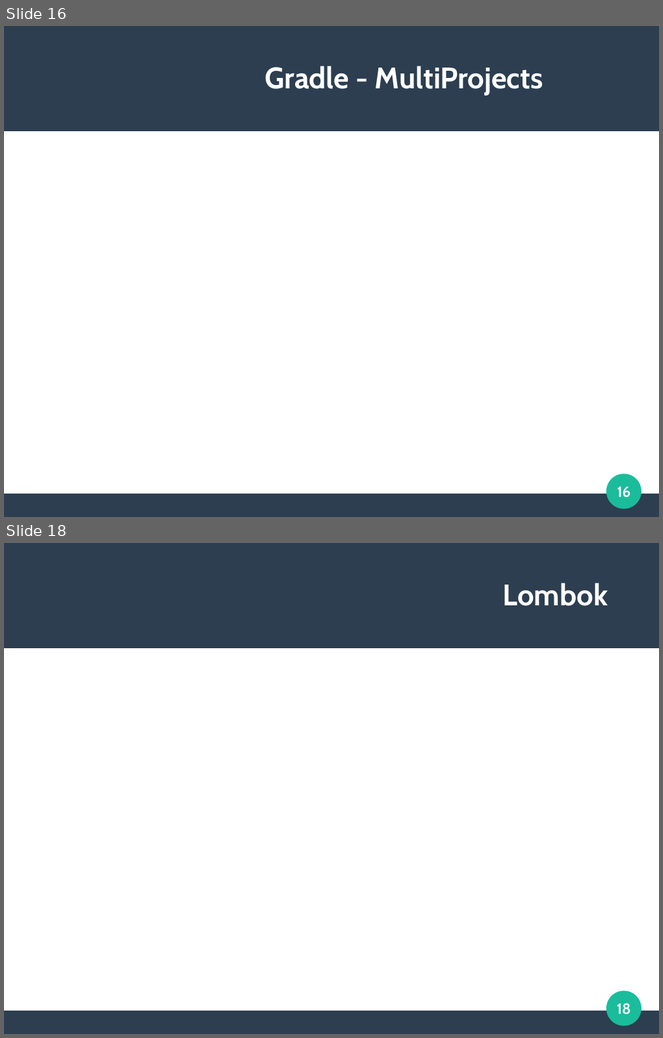
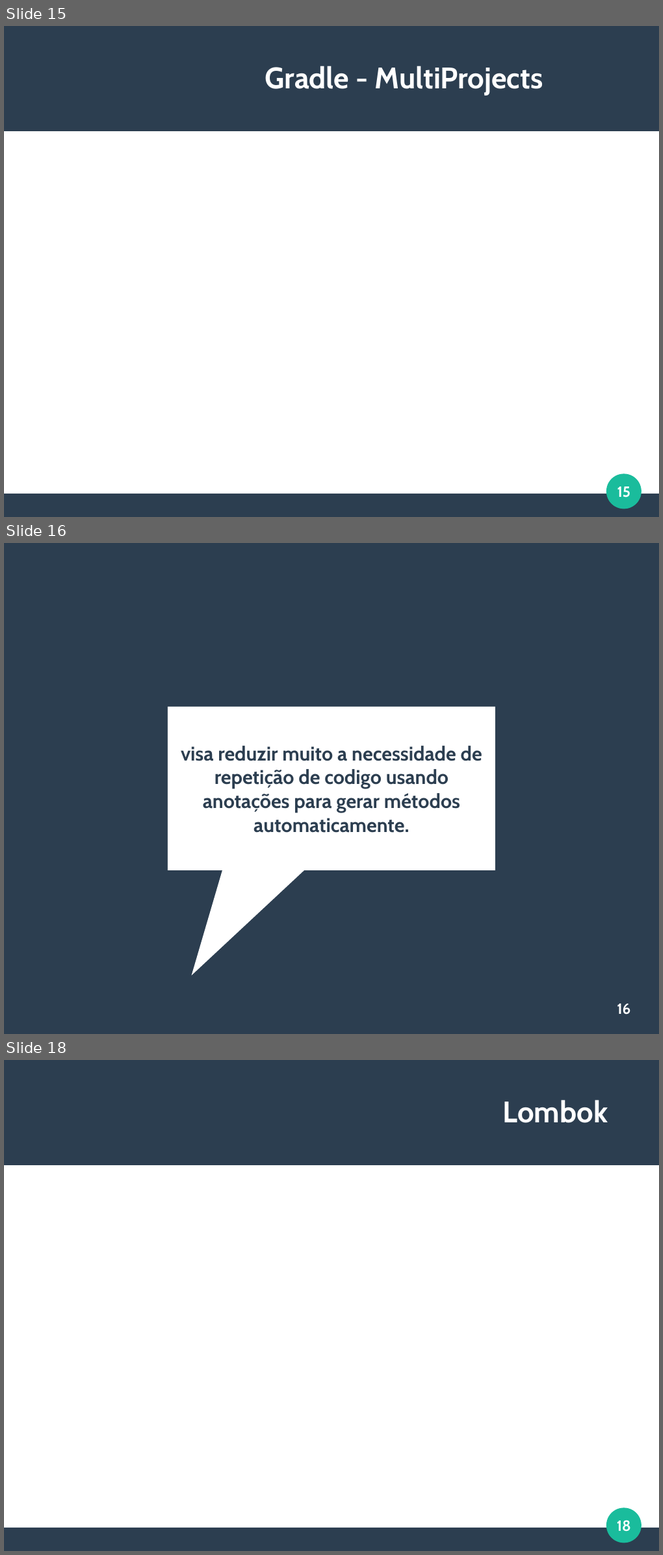
Before and after one commit to viniciusFortti/test, a slide deck: Apresentação/QuartaApresentacaoSpring.odp. Shown one above the other, each under a label of ours: slides 16 and 18 before the commit, slides 15, 16 and 18 after it; the slides between them are not shown. The pictures are 663x1038 and 663x1555 pixels, drawn with LibreOffice and Linux fonts; fonts in the diff are those of the drawing. Boxes give left, top, right and bottom in pixels: in the first picture for what was removed or moved away, otherwise in the second. Text is boxed around its words. In the diff, an @@ line names an element or a change of style, - is before the commit and + after.

```diff
--- a/Apresentação/QuartaApresentacaoSpring.odp
+++ b/Apresentação/QuartaApresentacaoSpring.odp
@@ slide 16 added at (4, 543, 659, 1034), background #2C3E50 @@
@@ speech box added at (168, 707, 495, 871), fill #FFFFFF @@
@@ title added at (181, 746, 482, 833), 24 pt, text #2C3E50, bold @@
+visa reduzir muito a necessidade de repetição de codigo usando anotações para gerar métodos automaticamente.
@@ page number added at (617, 1004, 631, 1015), 18 pt, text #FFFFFF, bold @@
+16
@@ what was slide 16 is now slide 15 @@
@@ page number at (618, 487, 631, 498): text changed @@
-16
+15
```
Also in this commit, not shown: 1 slide changed, 1 slide removed, 4 other files.
